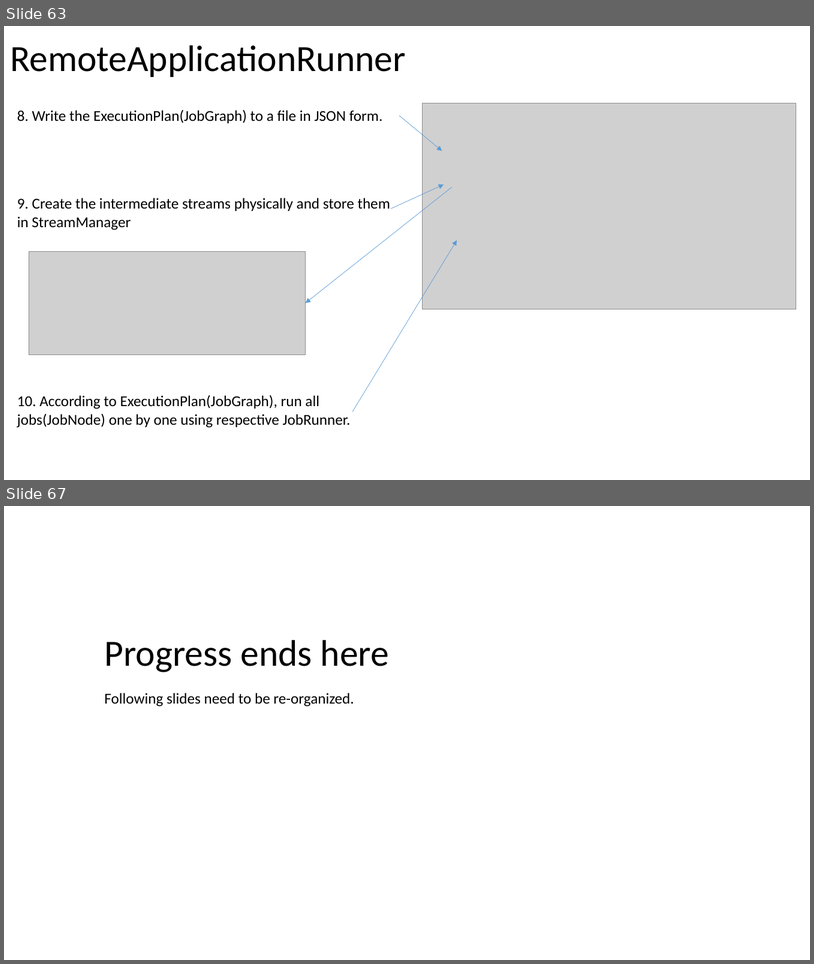
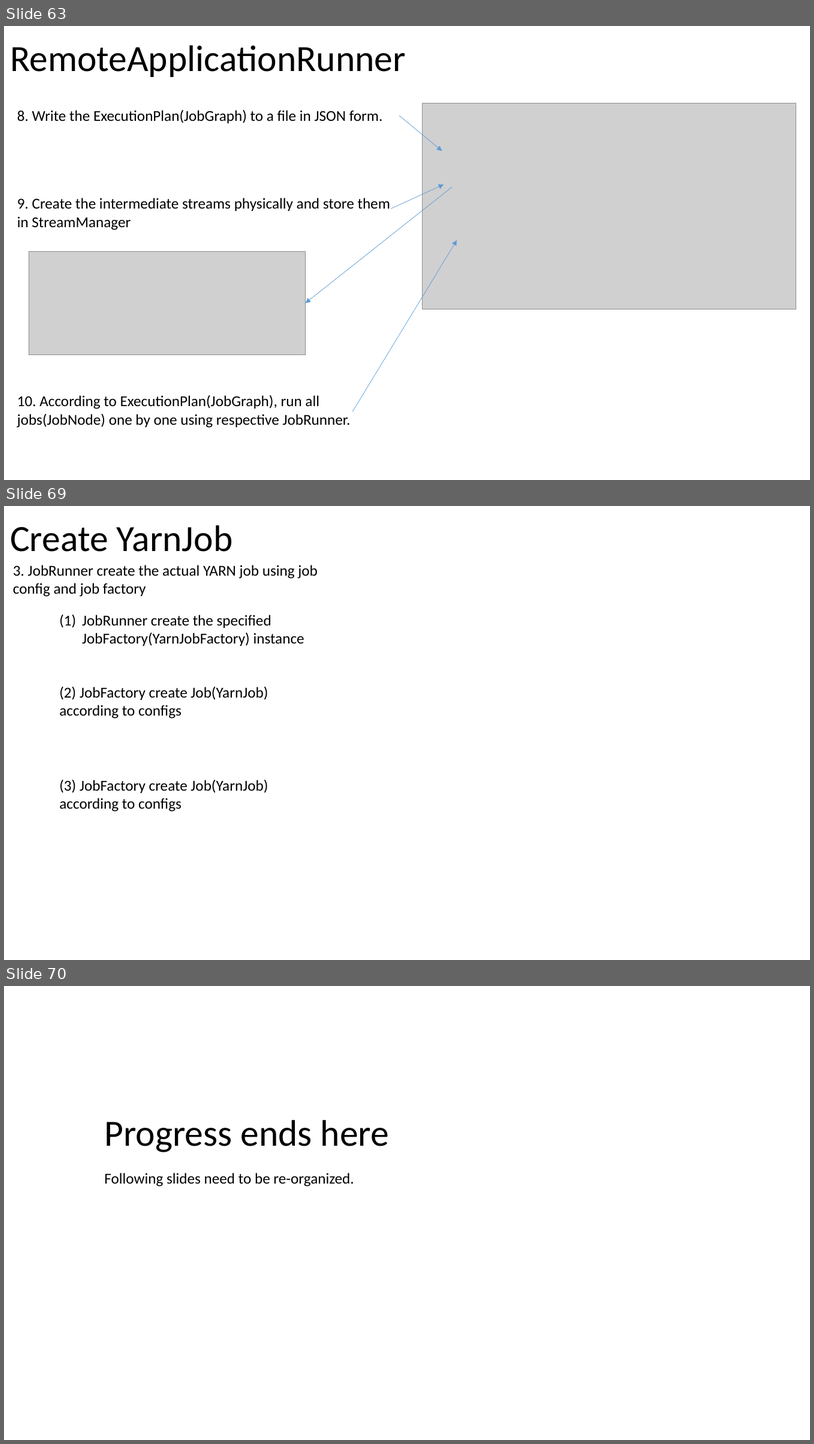
Before and after one commit to Swrrt/Samza-Documents, a slide deck: Documentation/SamzaStructure.pptx. Shown one above the other, each under a label of ours: slides 63 and 67 before the commit, slides 63, 69 and 70 after it; the slides between them are not shown. The pictures are 814x964 and 814x1444 pixels, drawn with LibreOffice and Linux fonts; fonts in the diff are those of the drawing; grey boxes stand for pictures. Boxes give left, top, right and bottom in pixels: in the first picture for what was removed or moved away, otherwise in the second. Text is boxed around its words. In the diff, an @@ line names an element or a change of style, - is before the commit and + after.

Commit message:
YarnJob

```diff
--- a/Documentation/SamzaStructure.pptx
+++ b/Documentation/SamzaStructure.pptx
@@ slide 69 added at <box>4,506,810,960</box>, background #FFFFFF @@
@@ title added at <box>10,525,233,552</box>, 44 pt, text #000000 @@
+Create YarnJob
@@ text added at <box>13,565,318,597</box>, 18 pt, text #000000 @@
+3. JobRunner create the actual YARN job using job config and job factory
@@ text added at <box>82,615,305,646</box>, 18 pt, text #000000 @@
+(1) JobRunner create the specified JobFactory(YarnJobFactory) instance
@@ text added at <box>59,686,268,718</box>, 18 pt, text #000000 @@
+(2) JobFactory create Job(YarnJob) according to configs
@@ text added at <box>59,779,268,811</box>, 18 pt, text #000000 @@
+(3) JobFactory create Job(YarnJob) according to configs
@@ what was slide 67 is now slide 70 @@
```
Also in this commit, not shown: 32 slides changed, 2 other slides added.
